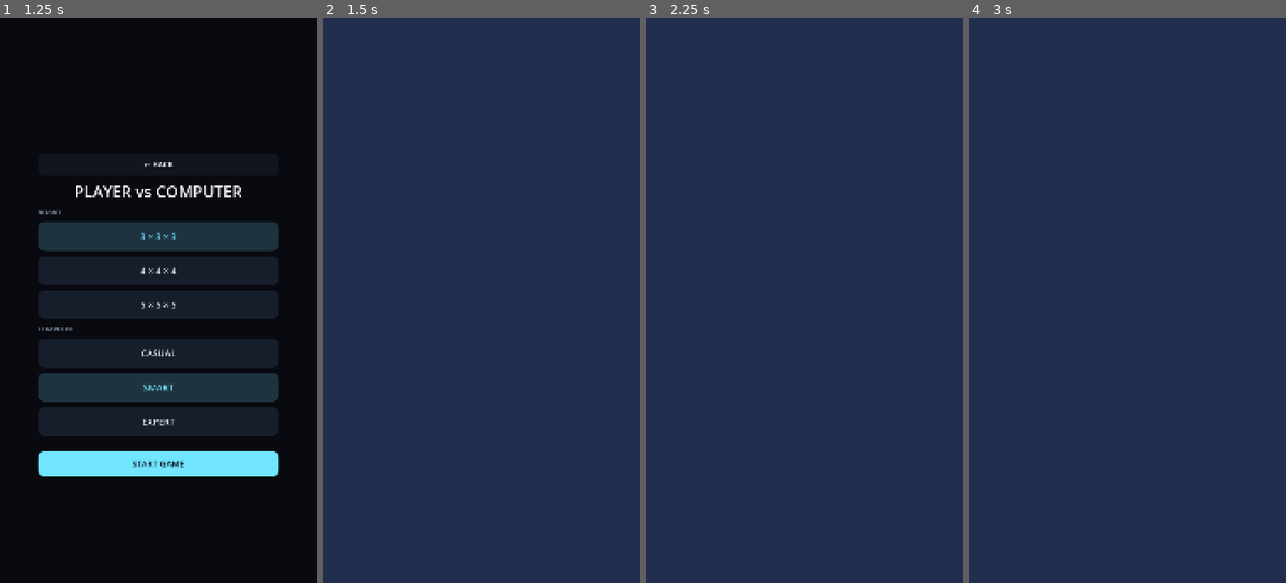
Above: before the commit, frames 1-4 (left to right).
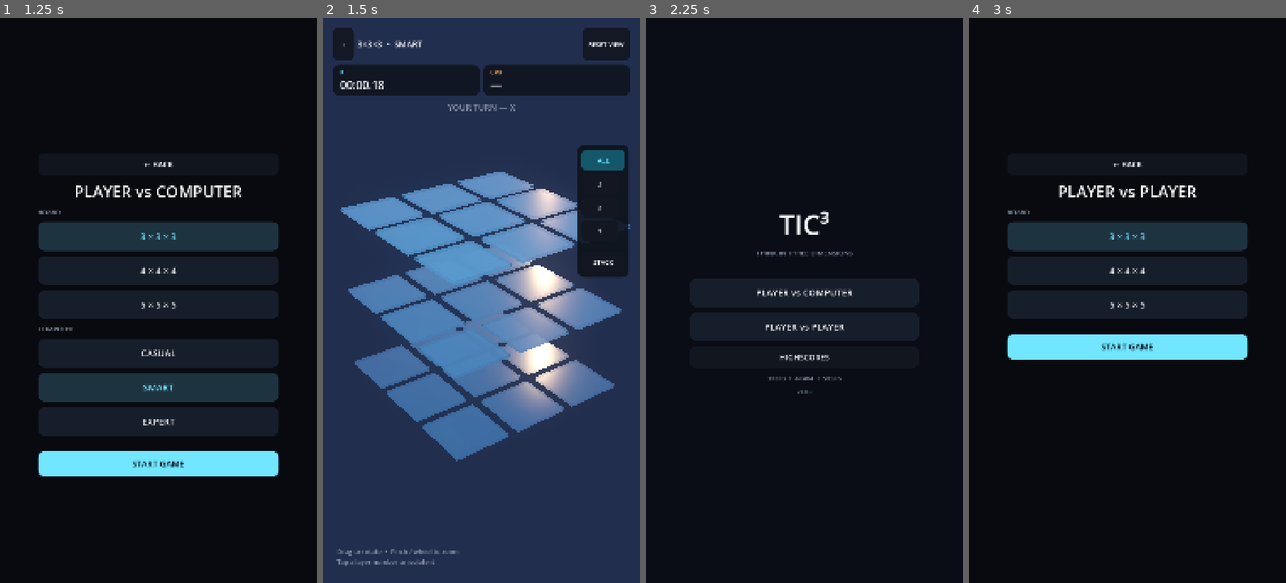
Above: after the commit, the same moments.

Repository: Creativebrook/tic3
Game: Godot game, scene res://scenes/main.tscn
The game is run twice, just before and just after one commit, with the same random seed, the same clock (stepped at 60 frames per second) and the same inputs.
Inputs (mouse positions are in pixels of both pictures, inside the frame that each line leads up to):
- Up to frame 1 (1.25 s): click "PLAYER vs COMPUTER" at 0.5 s
- Up to frame 2 (1.5 s): click "START GAME" at 1.25 s
- Up to frame 3 (2.25 s): click (665, 46) at 2 s, where only the run after the commit has a clickable "‹"
- Up to frame 4 (3 s): click (1127, 328) at 2.75 s, where only the run after the commit has a clickable "PLAYER vs PLAYER"

Frame 1 is identical in both runs. In frame 2, 35% of the frame differs, in the area x 3-97%, y 1-97%; in frame 3, 100%, in the area x 0-100%, y 0-100%; in frame 4, 96%.
Error before the commit: Parse Error: Cannot infer the type of "offset" variable because the value doesn't have a set type. (res://scripts/board_view.gd:264)

Commit message:
hotfix: restore stable board renderer from v1.0.2

Diff:
--- a/scripts/board_view.gd
+++ b/scripts/board_view.gd
@@ -10,7 +10,6 @@
 var piece_nodes: Dictionary = {}
 var layer_roots: Array[Node3D] = []
 var layer_materials: Array[ShaderMaterial] = []
-var piece_material_cache: Dictionary = {}
 var focused_layer := -1
 var exploded := true
 var stack_mode := false
@@ -77,7 +76,6 @@
 	piece_nodes.clear()
 	layer_roots.clear()
 	layer_materials.clear()
-	piece_material_cache.clear()
 	if board == null:
 		return
 	cell_nodes.resize(board.cells.size())
@@ -183,9 +181,8 @@
 	var piece := _make_x() if player == 1 else _make_o()
 	var layer_index := int(idx / (board.size * board.size))
 	piece.set_meta("layer_index", layer_index)
-	piece.set_meta("player", player)
 	piece.position.y = _piece_target_height(layer_index)
-	var level_tag := _make_level_tag(layer_index, idx)
+	var level_tag := _make_level_tag(layer_index)
 	piece.add_child(level_tag)
 	cell.add_child(piece)
 	piece_nodes[idx] = piece
@@ -225,44 +222,35 @@
 	mesh_instance.material_override = mat_o
 	return mesh_instance
 
-func _make_level_tag(layer_index: int, idx: int) -> Label3D:
+func _make_level_tag(layer_index: int) -> Label3D:
 	var tag := Label3D.new()
 	tag.name = "LevelTag"
 	tag.text = "L%d" % (layer_index + 1)
-	tag.position = _level_tag_position(layer_index, idx)
-	tag.font_size = 14
-	tag.outline_size = 3
-	tag.pixel_size = 0.0068
-	tag.modulate = Color(0.86, 0.91, 0.98, 0.84)
+	tag.position = _level_tag_position(layer_index)
+	tag.font_size = 16
+	tag.outline_size = 4
+	tag.pixel_size = 0.0075
+	tag.modulate = Color(0.86, 0.91, 0.98, 0.88)
 	tag.outline_modulate = Color(0.025, 0.035, 0.055, 0.96)
 	tag.billboard = BaseMaterial3D.BILLBOARD_ENABLED
 	tag.no_depth_test = true
 	return tag
 
-func _level_tag_position(layer_index: int, idx: int) -> Vector3:
-	# Push captions outward from the board centre. Aligned pieces therefore put
-	# their labels on the outer side of the cluster instead of over another mark.
-	if board == null:
-		return Vector3(0.0, 0.28, -0.44)
-
-	var cells_per_layer := board.size * board.size
-	var local_idx := idx % cells_per_layer
-	var cell_x := local_idx % board.size
-	var cell_y := int(local_idx / board.size)
-	var centre := (float(board.size) - 1.0) * 0.5
-	var outward := Vector2(float(cell_x) - centre, float(cell_y) - centre)
-
-	if outward.length() < 0.20:
-		var fallback_angle := float(layer_index % max(board.size, 1)) * TAU / float(max(board.size, 1))
-		outward = Vector2(cos(fallback_angle), sin(fallback_angle))
-	else:
-		outward = outward.normalized()
-
-	var tangent := Vector2(-outward.y, outward.x)
-	var centred_layer := float(layer_index) - (float(board.size) - 1.0) * 0.5
-	var tangent_nudge := clamp(centred_layer * 0.055, -0.14, 0.14)
-	var offset := outward * 0.46 + tangent * tangent_nudge
-	return Vector3(offset.x, 0.27, offset.y)
+func _level_tag_position(layer_index: int) -> Vector3:
+	# Spread neighbouring level captions around the piece instead of using the
+	# same anchor for every plane. This reduces label-vs-piece collisions when
+	# several occupied cells line up through the STACK projection.
+	match layer_index % 5:
+		0:
+			return Vector3(-0.44, 0.27, 0.24)
+		1:
+			return Vector3(0.44, 0.27, 0.24)
+		2:
+			return Vector3(0.0, 0.31, -0.42)
+		3:
+			return Vector3(-0.44, 0.27, -0.24)
+		_:
+			return Vector3(0.44, 0.27, -0.24)
 
 func _piece_target_scale(layer_index: int) -> Vector3:
 	if not stack_mode or board == null or board.size <= 1:
@@ -290,37 +278,17 @@
 		if not is_instance_valid(piece):
 			continue
 		var layer_index := int(piece.get_meta("layer_index", 0))
-		var player := int(piece.get_meta("player", 1))
 		var target_scale := _piece_target_scale(layer_index)
 		var target_y := _piece_target_height(layer_index)
-		var depth_t := 1.0
-		if board != null and board.size > 1:
-			depth_t = float(layer_index) / float(board.size - 1)
-
 		var tag := piece.get_node_or_null("LevelTag") as Label3D
 		if tag:
 			tag.visible = stack_mode
 			var tag_factor := 1.0
 			if board != null and board.size == 4:
-				tag_factor = 0.88
+				tag_factor = 0.90
 			elif board != null and board.size >= 5:
-				tag_factor = 0.76
+				tag_factor = 0.80
 			tag.scale = Vector3.ONE * tag_factor
-			if stack_mode:
-				tag.modulate.a = lerp(0.58, 0.92, depth_t)
-
-		if stack_mode:
-			# Lower levels are intentionally softer/dimmer; upper levels retain the
-			# original luminous colour. This gives depth without changing X/O identity.
-			var min_alpha := 0.56
-			if board != null and board.size == 4:
-				min_alpha = 0.48
-			elif board != null and board.size >= 5:
-				min_alpha = 0.40
-			var piece_alpha := lerp(min_alpha, 1.0, depth_t)
-			_apply_piece_stack_material(piece, player, layer_index, piece_alpha)
-		else:
-			_restore_piece_material(piece, player)
 
 		if animated:
 			var tw := piece.create_tween().set_trans(Tween.TRANS_QUINT).set_ease(Tween.EASE_IN_OUT)
@@ -330,44 +298,6 @@
 		else:
 			piece.scale = target_scale
 			piece.position.y = target_y
-
-func _stack_piece_material(player: int, layer_index: int) -> StandardMaterial3D:
-	var key := "%d_%d" % [player, layer_index]
-	if piece_material_cache.has(key):
-		return piece_material_cache[key]
-
-	var base := mat_x if player == 1 else mat_o
-	var material := base.duplicate() as StandardMaterial3D
-	var depth_t := 1.0
-	if board != null and board.size > 1:
-		depth_t = float(layer_index) / float(board.size - 1)
-
-	var muted := Color("#286878") if player == 1 else Color("#8A5A32")
-	material.albedo_color = muted.lerp(base.albedo_color, lerp(0.32, 1.0, depth_t))
-	material.emission = muted.lerp(base.emission, lerp(0.24, 1.0, depth_t))
-	material.emission_energy_multiplier = lerp(0.42, base.emission_energy_multiplier, depth_t)
-	material.roughness = lerp(0.34, base.roughness, depth_t)
-	piece_material_cache[key] = material
-	return material
-
-func _apply_piece_stack_material(piece: Node3D, player: int, layer_index: int, alpha: float) -> void:
-	var material := _stack_piece_material(player, layer_index)
-	_set_piece_material_recursive(piece, material, alpha)
-
-func _restore_piece_material(piece: Node3D, player: int) -> void:
-	var material := mat_x if player == 1 else mat_o
-	_set_piece_material_recursive(piece, material, -1.0)
-
-func _set_piece_material_recursive(node: Node, material: StandardMaterial3D, alpha: float) -> void:
-	if node is MeshInstance3D:
-		var mesh_instance := node as MeshInstance3D
-		mesh_instance.material_override = material
-		if alpha >= 0.0:
-			mesh_instance.transparency = 1.0 - alpha
-	for child in node.get_children():
-		if child is Label3D:
-			continue
-		_set_piece_material_recursive(child, material, alpha)
 
 func show_winning_highlight(line: PackedInt32Array) -> void:
 	if line.is_empty():
